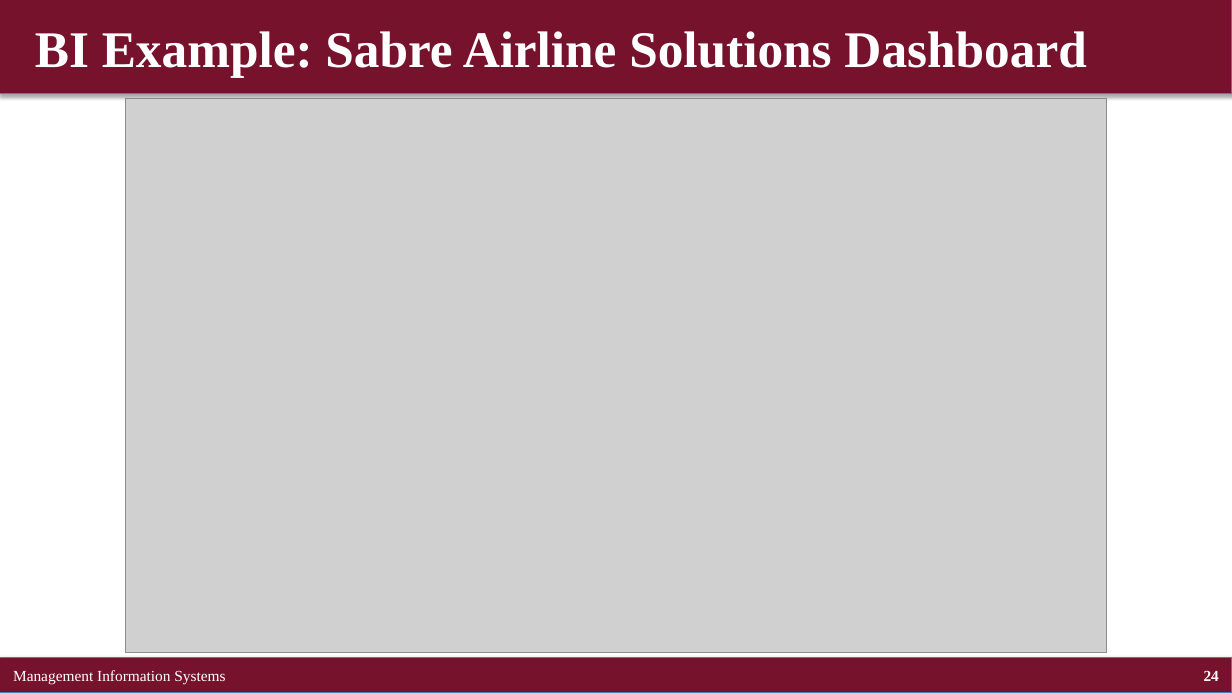
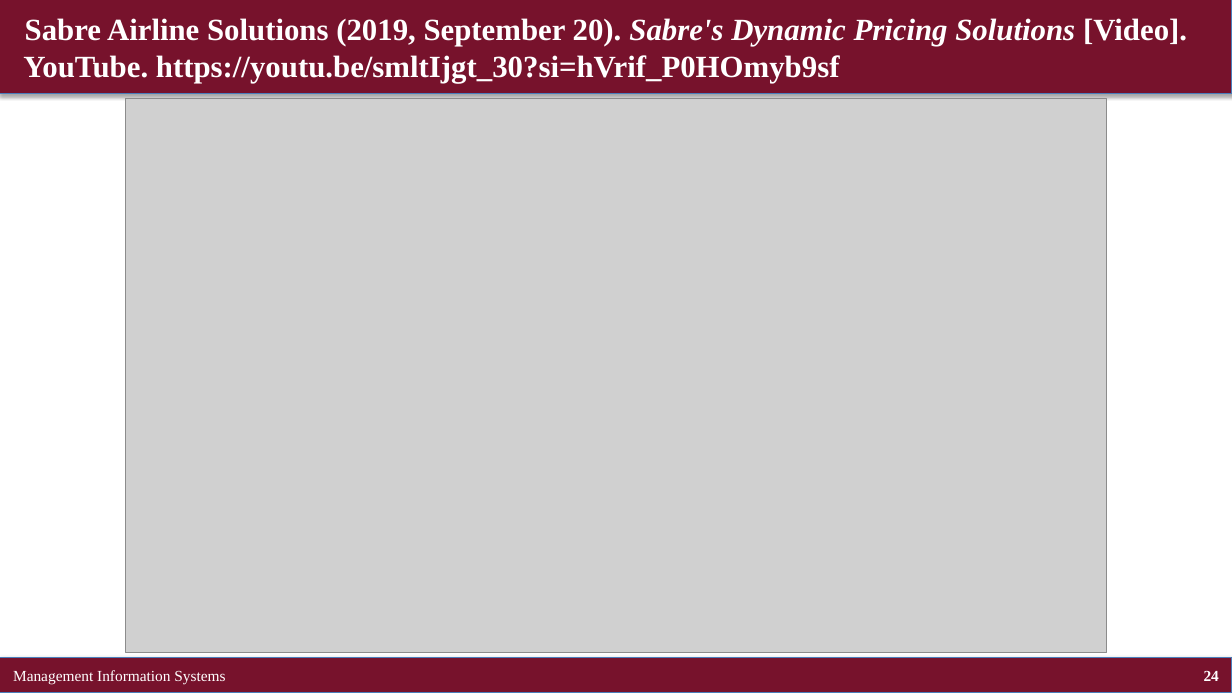
Before and after one commit to brianhwpark/brianhwpark.github.io, a slide deck: slide 24 of files/teaching-resources/concordiacollege-busn-315/busn-315-lecture-note/busn315-ch02.pptx. Drawn at 1232x693 pixels with LibreOffice and Linux fonts; fonts in the diff are those of the drawing; grey boxes stand for pictures. Boxes give left, top, right and bottom in pixels: in the first picture for what was removed or moved away, otherwise in the second. Text is boxed around its words. In the diff, an @@ line names an element or a change of style, - is before the commit and + after.

```diff
--- a/files/teaching-resources/concordiacollege-busn-315/busn-315-lecture-note/busn315-ch02.pptx
+++ b/files/teaching-resources/concordiacollege-busn-315/busn-315-lecture-note/busn315-ch02.pptx
@@ title at <box>23,18,1187,83</box>: text changed; size 40 to 24 pt @@
-BI Example: Sabre Airline Solutions Dashboard
+Sabre Airline Solutions (2019, September 20). Sabre's Dynamic Pricing Solutions [Video].
+YouTube. https://youtu.be/smltIjgt_30?si=hVrif_P0HOmyb9sf
```
Also in this commit, not shown: 6 other slides changed, 9 other files.
